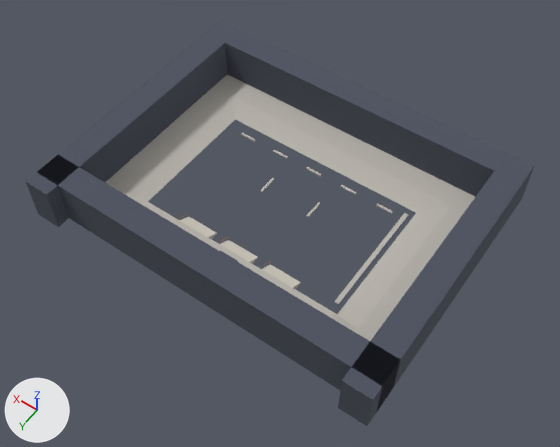
Two versions of the glTF model conditioned/beargarden/spot_plattan.glb, one commit apart.
One viewpoint serves both versions: a 50 mm lens placed at (-80.5, 113.6, 170.2), pointed at (-3.7, 6.2, 1.4). Lighting does not change. The marker at lower left points along +X, +Y and +Z. The first picture is the older version. Vertices at exactly the same position are counted once.

Names of what the first picture shows: 'spot_plattan'.
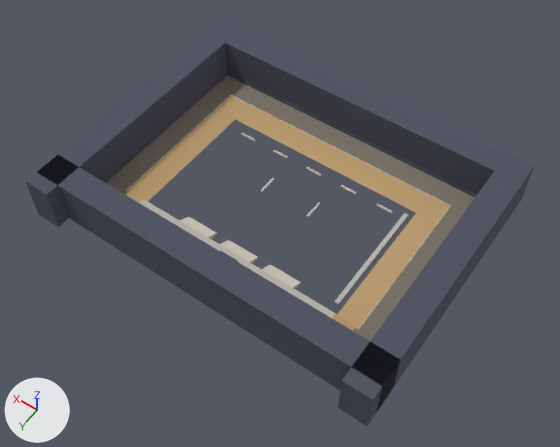
Where the change shows, as pixel boxes (x1, y1, x2, y2) in the pictures (560 x 447 px):
part 1 of me_mesh_0, added: after (232, 95, 451, 206)
part 2 of me_mesh_0, added: after (126, 95, 231, 191)
part 3 of me_mesh_0, added: after (359, 207, 450, 328)
part 4 of me_mesh_0, added (mostly hidden): after (103, 72, 477, 318)
part 5 of me_mesh_0, surface changed (darker): (106, 75, 475, 341) in both

The change in detail:
me_mesh_0 is used by ob_spot_plattan; location (0.0, 0.0, 0.0).
me_mesh_0 had 540 vertices, 672 faces and spanned x -54.0..54.0, y -42.0..42.0, z 0.0..14.0.
me_mesh_0 now has 606 vertices, 762 faces and spans x -54.0..54.0, y -42.0..42.0, z 0.0..14.0.
me_mesh_0 part 1: the loose piece of 8 vertices spanning x -2.5..2.5, y -16.3, z 0.5 is copied, and the copy is scaled about its middle by (15.6, 3.33, 3.33), then moved by (0.0, -10.7, 0.7); it spans x -39.0..39.0, y -27.0, z 1.2..1.3.
me_mesh_0 part 2: the loose piece of 8 vertices spanning x 8.3, y -7.0..-1.0, z 0.4 is copied, and the copy is scaled about its middle by (-3.33, -8.17, 3.33), then moved by (30.7, 1.5, 0.8); it spans x 39.0, y -27.0..22.0, z 1.2..1.3.
me_mesh_0 part 3: the loose piece of 8 vertices spanning x -30.6, y -18.0..18.0, z 0.2 is copied, and the copy is scaled about its middle by (3.33, 1.36, 3.33), then moved by (-8.4, -2.5, 1.0); it spans x -39.0, y -27.0..22.0, z 1.2..1.3.
Part 4, on me_mesh_0:
28 vertices are added at x -46.0..46.0, y -34.0..30.0, z 0.0..2.5.
6 new vertices lie (0.0, 0.0, 2.1) away from vertices in x -46.0..46.0, y -34.0..30.0, z 0.0.
58 new faces join them.
me_mesh_0 part 5: 50 kept faces spanning x -46.0..46.0, y -34.0..30.0, z 0.0..2.4 get new texture (UV) coordinates.
Other edits to the shape of me_mesh_0 do not show in these pictures.
